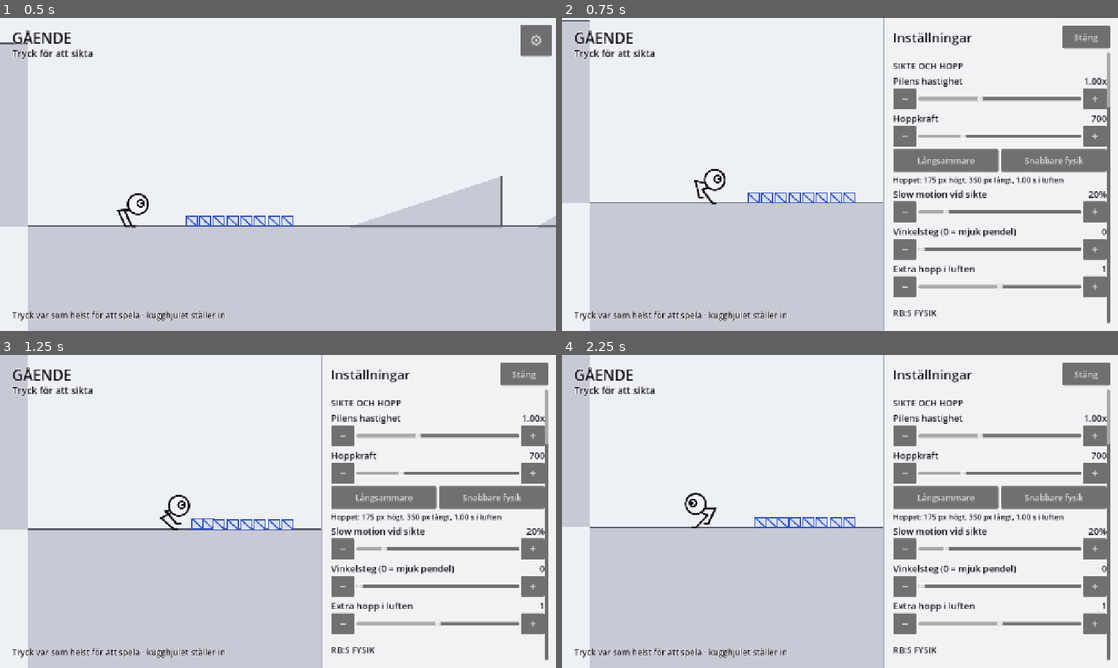
Above: before the commit, frames 1-4 (two rows, left to right).
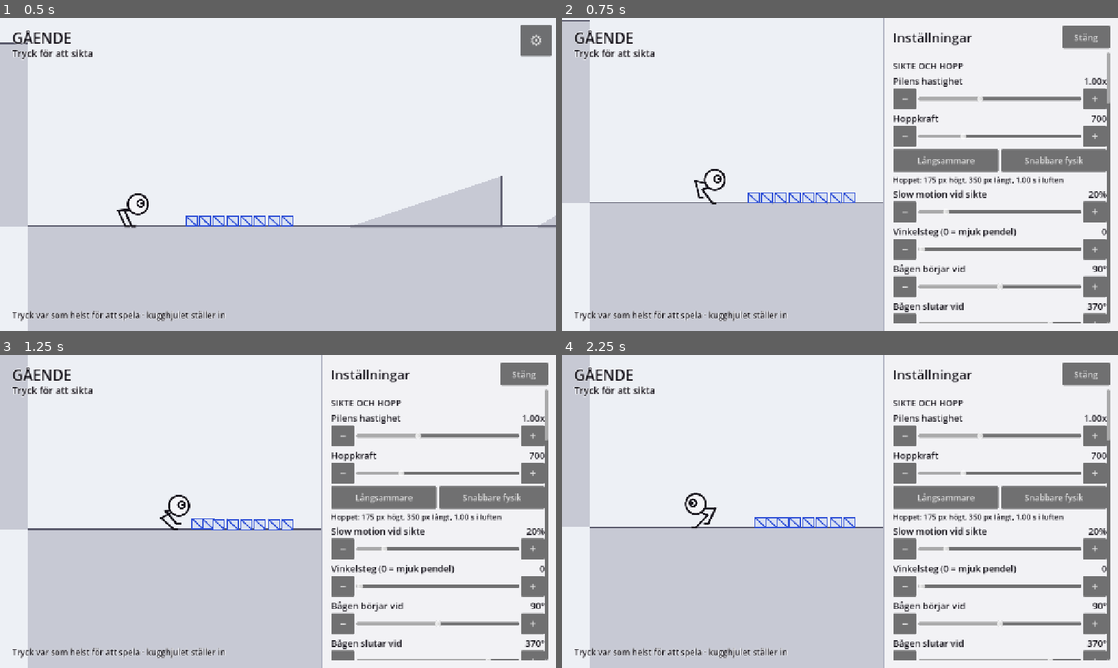
Above: after the commit, the same moments.

Repository: ojojboll-ui/Robo-ball
Game: Godot game, scene res://main/main.tscn
Same seed, same stepped clock (60 frames per second), same inputs: the game is played once before the commit and once after it.
Inputs:
- Up to frame 1 (0.5 s): no input
- Up to frame 2 (0.75 s): click "⚙" at 0.5 s
- Up to frame 3 (1.25 s): no input
- Up to frame 4 (2.25 s): click "Stäng" at 1.25 s; click "⚙" at 2 s

Frame 1 is identical in both runs. In frame 2, 1.0% of the frame differs, in the area x 59-99%, y 27-98%; in frame 3, 1.0%; in frame 4, 1.0%.

Commit message:
Sweep the aim arc from straight up, and roll above a speed
Three from playtest.

The aim arc now starts pointing straight up and swings from there, over a
span that runs 90 to 370 degrees by default — where 0 is straight right,
so the arc passes left, down and right before coming back. Reaching past
horizontal and below means RB can fire himself forward and downward
rather than only in an upward arc. Both ends of the span are sliders.

This supersedes the earlier change that started the sweep behind him and
swept forward. That reasoning still holds — it gave the player a full
sweep to prepare for the jump they probably wanted — so if the wider span
turns out to cost more than it gives, setting the span back to 20 and 160
restores it without touching code.

Above a set speed RB pulls his legs in whatever the ground looks like,
verified on completely flat ground: walking at 65 px/s he stays on his
feet, at 200 he becomes a ball. Off by default. This is the mechanic the
game's first puzzles rest on — before he finds his legs, speed is the
only thing he has to work with, and it changes what he is.

And three hills on the roll level at the same scale as the bowl, 760 wide
and 320 tall, whose flanks reach 53 degrees — past what the legs hold, so
he rolls down one and finds out whether the momentum carries him over the
next.

Co-Authored-By: Claude Opus 5 <noreply@anthropic.com>
Claude-Session: https://claude.ai/code/session_01BFuXiawrAFSoffrH8t6SUi

Diff:
--- a/game/actor/robo_ball.gd
+++ b/game/actor/robo_ball.gd
@@ -33,8 +33,6 @@
 const STAND_HALF := CAPSULE_HEIGHT * 0.5
 const BODY_LIFT := STAND_HALF - RADIUS   ## bollens mitt över kollisionsmitten
 const WALK_SPEED := 130.0
-const AIM_MIN_DEG := 20.0
-const AIM_MAX_DEG := 160.0
 const AUTO_AIM_DELAY := 0.7    ## hur länge pilen visas innan spelet hoppar åt en
 const SAFETY_MARGIN := 2.0     ## slack i förflyttningstaket, se _move()
 const STAND_UP_MARGIN := 6.0   ## hysteres, annars fladdrar han mellan lägena
@@ -169,19 +167,17 @@
 		return
 
 	_sweep_t += real * Settings.aim_sweep_speed * 1.6
-	# Bågen startar bakom RB och svepar fram mot den håll han går åt. Det ger
-	# spelaren ett helt svep på sig att förbereda det hopp hen troligen vill
-	# göra, i stället för att missa framåtvinkeln direkt och få vänta ett varv.
-	# Cosinus i stället för sinus gör dessutom att pilen börjar stilla vid
-	# ytterläget och accelererar mjukt.
-	var t := 0.5 + 0.5 * cos(_sweep_t) * float(facing)
-	aim_deg = lerpf(AIM_MIN_DEG, AIM_MAX_DEG, t)
+	# Bågen startar vid spannets första värde — med grundinställningen rakt upp —
+	# och pendlar därifrån. Cosinus gör att pilen börjar stilla i ytterläget och
+	# accelererar mjukt, i stället för att starta mitt i svepet med full fart.
+	var t := 0.5 - 0.5 * cos(_sweep_t)
+	aim_deg = lerpf(Settings.aim_min_deg, Settings.aim_max_deg, t)
 	if Settings.aim_steps > 1:
 		# Diskreta vinklar: lättare att träffa rätt, och möjligt att beskriva
 		# i ord för någon som behöver hjälp att välja.
-		var span := AIM_MAX_DEG - AIM_MIN_DEG
+		var span := Settings.aim_max_deg - Settings.aim_min_deg
 		var step := span / float(Settings.aim_steps - 1)
-		aim_deg = AIM_MIN_DEG + roundf((aim_deg - AIM_MIN_DEG) / step) * step
+		aim_deg = Settings.aim_min_deg + roundf((aim_deg - Settings.aim_min_deg) / step) * step
 
 	if Settings.aim_timeout > 0.0 and _aim_elapsed > Settings.aim_timeout:
 		_set_state(State.AIR if _aim_from_air else _stance_for_slope())
@@ -226,9 +222,17 @@
 	return absf(rad_to_deg(ground_normal.angle_to(Vector2.UP)))
 
 func _stance_for_slope() -> State:
-	if Settings.auto_roll and slope_degrees() > Settings.leg_max_slope:
-		return State.ROLL
-	return State.WALK
+	return State.ROLL if _should_roll() else State.WALK
+
+## Två skäl att bli boll: backen är för brant för benen, eller farten är för hög
+## för att springa på dem. Det andra är mekaniken bakom spelets första pussel —
+## innan RB hittat sina ben är fart det enda han har att arbeta med.
+func _should_roll() -> bool:
+	if not Settings.auto_roll:
+		return false
+	if slope_degrees() > Settings.leg_max_slope:
+		return true
+	return Settings.roll_speed > 0.0 and absf(ground_speed) > Settings.roll_speed
 
 ## Benen ut eller in. Hysteresen finns för att han annars skulle fladdra mellan
 ## lägena på en lutning som ligger precis på gränsen.
@@ -238,10 +242,11 @@
 			_set_state(State.WALK)
 		return
 	var slope := slope_degrees()
-	if state == State.WALK and slope > Settings.leg_max_slope:
+	if state == State.WALK and _should_roll():
 		_set_state(State.ROLL)
 	elif state == State.ROLL and slope < Settings.leg_max_slope - STAND_UP_MARGIN \
-			and absf(ground_speed) < WALK_SPEED * Settings.walk_speed * 1.3:
+			and absf(ground_speed) < WALK_SPEED * Settings.walk_speed * 1.3 \
+			and (Settings.roll_speed <= 0.0 or absf(ground_speed) < Settings.roll_speed * 0.8):
 		_set_state(State.WALK)
 
 func _hit_wall() -> void:
@@ -433,8 +438,8 @@
 func _pick_best_angle() -> float:
 	var best := 90.0
 	var best_score := -INF
-	var angle := AIM_MIN_DEG
-	while angle <= AIM_MAX_DEG:
+	var angle := Settings.aim_min_deg
+	while angle <= Settings.aim_max_deg:
 		var sim := simulate(angle, 55)
 		if sim["landed"]:
 			var end: Vector2 = sim["end"]
@@ -444,7 +449,7 @@
 			if forward > 24.0 and score > best_score:
 				best_score = score
 				best = angle
-		angle += 6.0
+		angle += 8.0
 	return best
 
 # ---------------------------------------------------------------- ritning
--- a/game/core/settings.gd
+++ b/game/core/settings.gd
@@ -28,6 +28,11 @@
 ## utvecklarpanelen, och GDScripts statiska typning gillar inte int → enum.
 var control_variant: int = ControlVariant.CLASSIC
 var aim_steps := 0             ## 0 = mjuk pendel, annars antal diskreta vinklar
+## Pilens spann i grader. 0 = rakt höger, 90 = rakt upp, 180 = rakt vänster,
+## 270 = rakt ner. Bågen startar vid det första värdet, så 90 betyder att den
+## börjar rakt upp och sedan pendlar varvet runt.
+var aim_min_deg := 90.0
+var aim_max_deg := 370.0
 var trajectory_preview := true
 var air_jumps := 1             ## extra hopp i luften: 0 = av, 1 = dubbelhopp
 var ledge_guard := true        ## vänd vid kanter i stället för att ramla
@@ -65,6 +70,10 @@
 var leg_max_slope := 38.0      ## grader, brantast benen klarar innan de åker in
 var roll_max_slope := 62.0     ## grader, brantast han håller sig kvar som boll
 var roll_friction := 30.0      ## px/s², rullmotstånd
+## Över den här farten drar han in benen oavsett hur flack marken är. 0 = av.
+## Det är den mekanik som bär de första pusslen, innan han hittat benen: springer
+## han fort nog blir han en boll, och då gäller andra regler.
+var roll_speed := 0.0
 var auto_roll := true          ## dra in benen automatiskt i branta lutningar
 var level_index := 0
 
@@ -81,6 +90,9 @@
 		"input_debounce": input_debounce,
 		"control_variant": int(control_variant),
 		"aim_steps": aim_steps,
+		"aim_min_deg": aim_min_deg,
+		"aim_max_deg": aim_max_deg,
+		"roll_speed": roll_speed,
 		"trajectory_preview": trajectory_preview,
 		"air_jumps": air_jumps,
 		"ledge_guard": ledge_guard,
@@ -117,6 +129,9 @@
 	input_debounce = float(data.get("input_debounce", input_debounce))
 	control_variant = int(data.get("control_variant", control_variant))
 	aim_steps = int(data.get("aim_steps", aim_steps))
+	aim_min_deg = float(data.get("aim_min_deg", aim_min_deg))
+	aim_max_deg = float(data.get("aim_max_deg", aim_max_deg))
+	roll_speed = float(data.get("roll_speed", roll_speed))
 	trajectory_preview = bool(data.get("trajectory_preview", trajectory_preview))
 	air_jumps = int(data.get("air_jumps", air_jumps))
 	ledge_guard = bool(data.get("ledge_guard", ledge_guard))
--- a/game/ui/tuning_panel.gd
+++ b/game/ui/tuning_panel.gd
@@ -123,6 +123,10 @@
 		func(v: float) -> void: Settings.slowmo = v, "%.0f%%", 100.0)
 	_slider("Vinkelsteg (0 = mjuk pendel)", 0.0, 9.0, 1.0, float(Settings.aim_steps),
 		func(v: float) -> void: Settings.aim_steps = int(v), "%.0f")
+	_slider("Bågen börjar vid", -90.0, 270.0, 5.0, Settings.aim_min_deg,
+		func(v: float) -> void: Settings.aim_min_deg = v, "%.0f°")
+	_slider("Bågen slutar vid", 0.0, 450.0, 5.0, Settings.aim_max_deg,
+		func(v: float) -> void: Settings.aim_max_deg = v, "%.0f°")
 	_slider("Extra hopp i luften", 0.0, 2.0, 1.0, float(Settings.air_jumps),
 		func(v: float) -> void: Settings.air_jumps = int(v), "%.0f")
 
@@ -159,6 +163,8 @@
 		func(v: float) -> void: Settings.roll_max_slope = v, "%.0f°")
 	_slider("Rullmotstånd", 0.0, 300.0, 5.0, Settings.roll_friction,
 		func(v: float) -> void: Settings.roll_friction = v, "%.0f")
+	_slider("Blir boll över farten (0 = av)", 0.0, 900.0, 10.0, Settings.roll_speed,
+		func(v: float) -> void: Settings.roll_speed = v, "%.0f")
 
 	_section("Lådornas fysik")
 	_slider("Tyngd", 0.2, 5.0, 0.1, Settings.crate_mass,
--- a/game/world/levels.gd
+++ b/game/world/levels.gd
@@ -152,7 +152,7 @@
 ## pendling som dör ut, en lång utrullning som visar hur väl rörelsemängden
 ## bevaras, och puckelbanan som visar vad ojämn mark gör med farten.
 static func _roll_test() -> Dictionary:
-	var right := 4400.0
+	var right := 7000.0
 	var crates: Array = []
 	var cube := Vector2(46, 40)
 
@@ -171,9 +171,14 @@
 	# Väggarna når 58 grader, alltså långt över vad benen klarar: i skålen
 	# rullar han, och rullmotståndet blir synligt som en pendling som dör ut.
 	ramps.append(bowl(1620, 840, 340))
-	# Puckelbanan.
+	# Puckelbanan — små ojämnheter som bara skakar om farten.
 	for i in 4:
 		ramps.append(hump(2760.0 + i * 210.0, 190.0, 46.0 + i * 10.0))
+	# Kullarna: samma skala som skålen, fast åt andra hållet. Flankerna når 53
+	# grader, alltså långt över vad benen klarar — han rullar nedför, tappar fart
+	# uppför nästa, och man ser rörelsemängden räcka eller inte räcka.
+	for i in 3:
+		ramps.append(hump(4500.0 + i * 820.0, 760.0, 320.0))
 
 	return {
 		"name": "Rullbanan",
@@ -193,5 +198,6 @@
 			{"name": "Skålen", "pos": Vector2(1700, 320)},
 			{"name": "Pucklarna", "pos": Vector2(2700, GROUND_Y - 60)},
 			{"name": "Utrullningen", "pos": Vector2(3700, 250)},
+			{"name": "Kullarna", "pos": Vector2(4420, GROUND_Y - 60)},
 		],
 	}
Not shown, changed: docs/DESIGN.md
